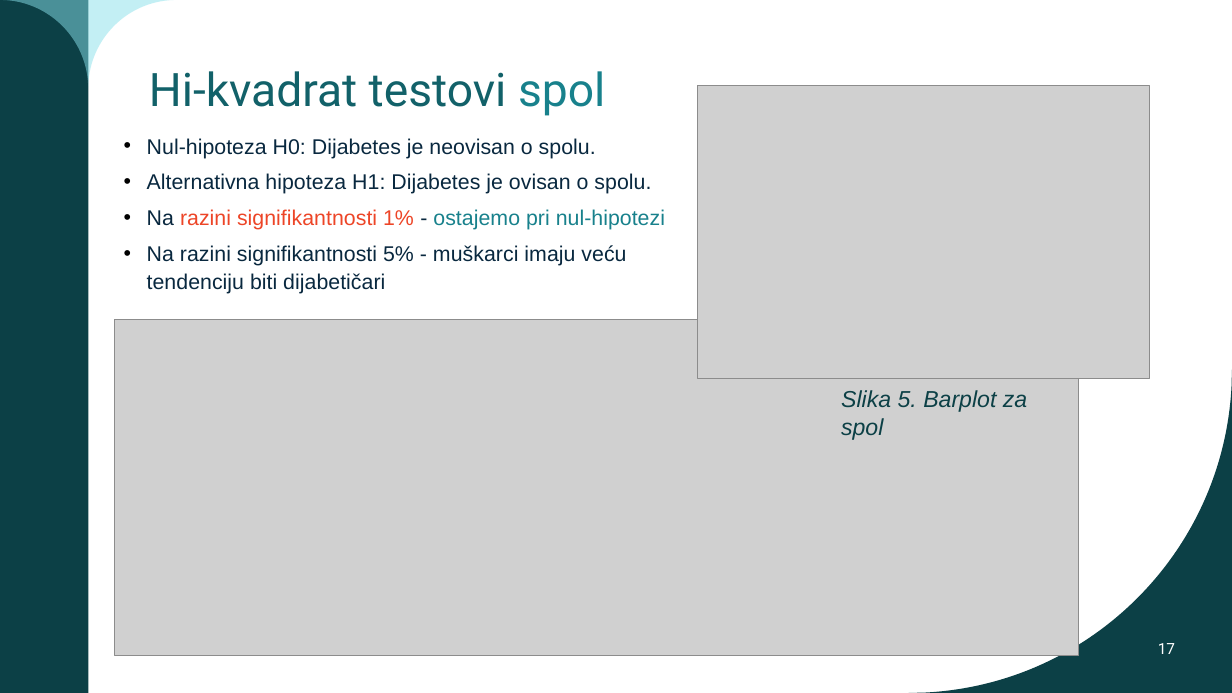
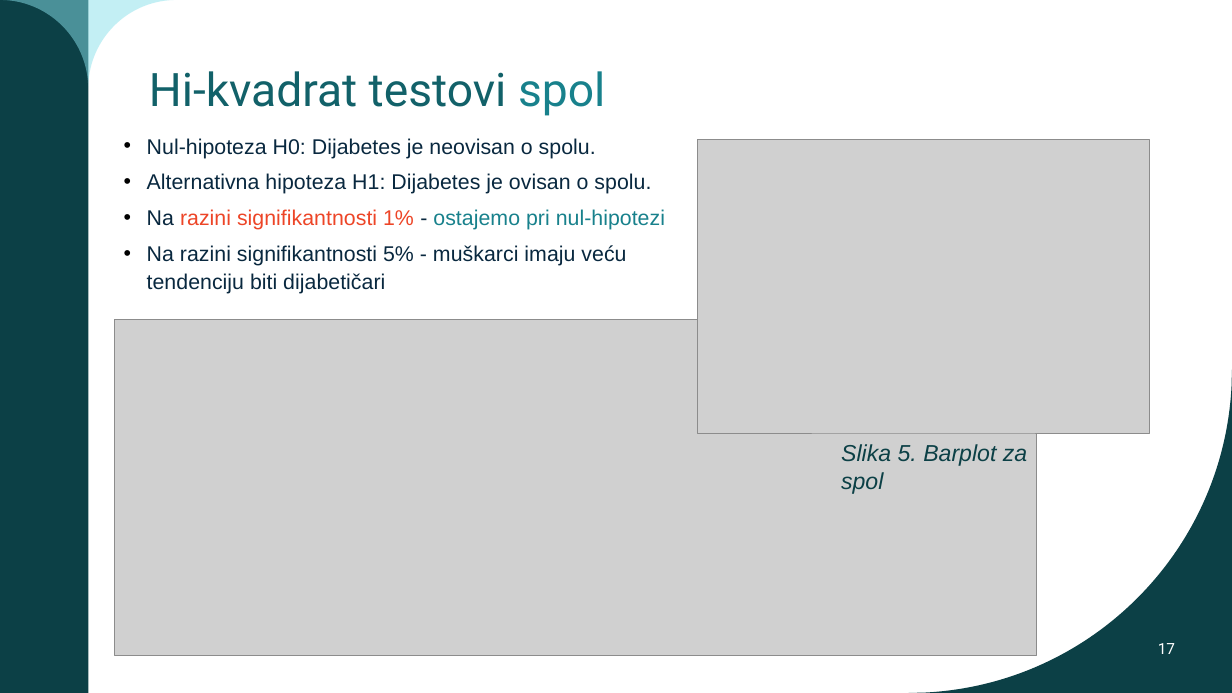
Before and after one commit to jfletcher20/diabetes-health-indicators-analysis, a slide deck: slide 17 of documentation/documentation.pptx. Drawn at 1232x693 pixels with LibreOffice and Linux fonts; fonts in the diff are those of the drawing; grey boxes stand for pictures; background and template pictures are left out. Boxes give left, top, right and bottom in pixels: in the first picture for what was removed or moved away, otherwise in the second. Text is boxed around its words. In the diff, an @@ line names an element or a change of style, - is before the commit and + after.

```diff
--- a/documentation/documentation.pptx
+++ b/documentation/documentation.pptx
@@ picture: place and size @@
-picture at (698, 85, 1150, 379)
+picture at (698, 140, 1150, 433)
@@ picture: place and size @@
-picture at (115, 320, 1079, 655)
+picture at (115, 320, 1037, 655)
@@ text "Slika 5. Barplot za spol": place and size @@
-text "Slika 5. Barplot za spol" at (841, 390, 1027, 440)
+text "Slika 5. Barplot za spol" at (841, 444, 1027, 494)
```
Also in this commit, not shown: 4 other slides changed, 1 other file.
